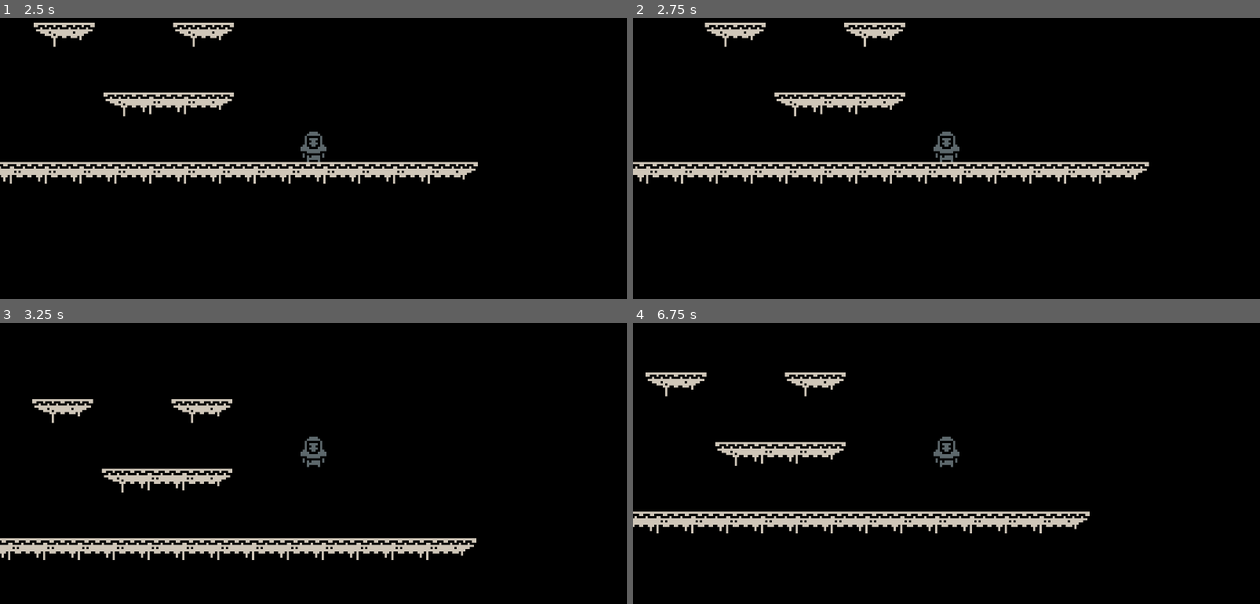
Above: before the commit, frames 1-4 (two rows, left to right).
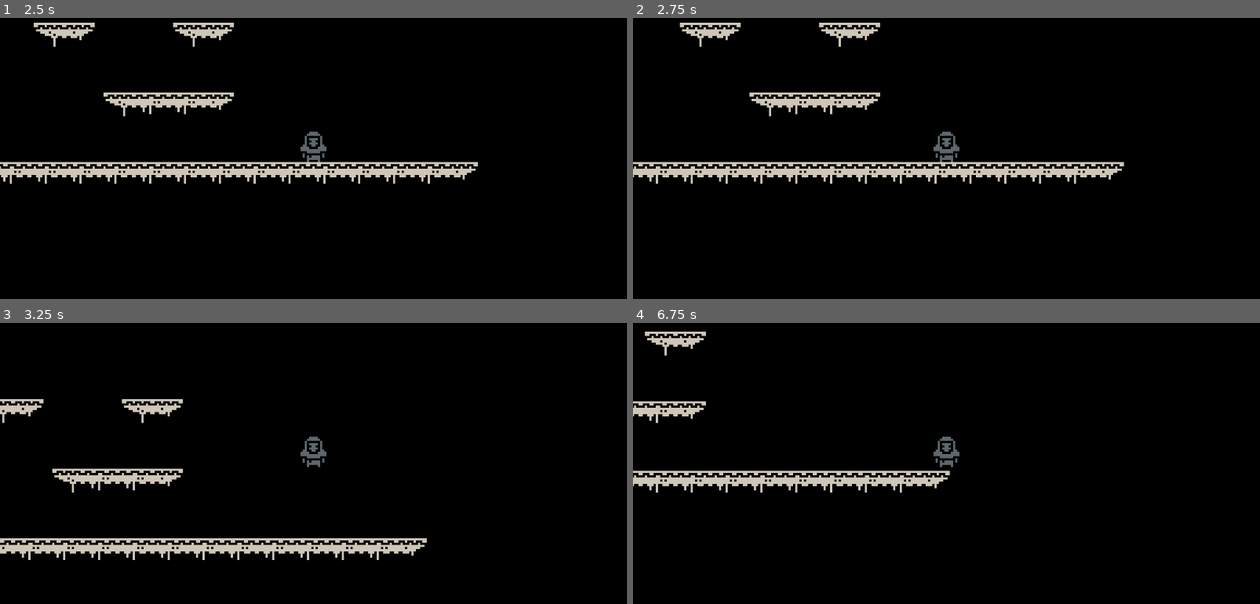
Above: after the commit, the same moments.

Repository: norm-an-claire/GGJ2026-robot-mask
Game: Godot game, scene res://levels/demo_level.tscn
Same seed, same stepped clock (60 frames per second), same inputs: the game is played once before the commit and once after it. The project has no main scene, so this scene is started directly.
Inputs:
- Up to frame 1 (2.5 s): tap Enter (ui_accept) at 0.5, 0.77, 1.52 s; hold Right (ui_right) 0.53-2.03 s; hold Left (ui_left) from 2.03 s (still down)
- Up to frame 2 (2.75 s): keep holding Left (ui_left)
- Up to frame 3 (3.25 s): release Left (ui_left) at 2.78 s; hold Right (ui_right) from 2.78 s (still down); tap Enter (ui_accept) at 3.02 s
- Up to frame 4 (6.75 s): tap Enter (ui_accept) at 3.77, 4.52, 6.02 s; release Right (ui_right) at 4.28 s; hold Left (ui_left) 4.28-5.03 s; hold Right (ui_right) 5.03-5.78 s; hold Left (ui_left) from 5.78 s (still down)

Frame 1 is identical in both runs. In frame 2, 3.3% of the frame differs, in the area x 0-83%, y 1-59%; in frame 3, 4.1%; in frame 4, 8.1%, in the area x 0-73%, y 3-75%.

Commit message:
added base grounded enemy prototype

Diff:
--- /dev/null
+++ b/characters/enemies/base_grounded_enemy.gd
@@ -0,0 +1,39 @@
+extends CharacterBody2D
+
+var enemy_color: int = 0
+
+
+const SPEED = 100.0
+var x_direction: int
+var target: CharacterBody2D
+
+
+
+
+func _enter_tree() -> void:
+	SignalBus.player_picked_up_mask.connect(_alter_target)
+
+# Called when the node enters the scene tree for the first time.
+func _ready() -> void:
+	target = get_tree().get_first_node_in_group("player")
+
+
+# Called every frame. 'delta' is the elapsed time since the previous frame.
+func _physics_process(delta: float) -> void:
+	if not is_on_floor():
+		velocity += get_gravity() * delta
+
+	if target != null:
+		x_direction = 1 if (global_position.x - target.global_position.x < 0.0) else -1
+		self.velocity.x = x_direction * SPEED * delta * 60
+	else:
+		velocity = velocity.move_toward(Vector2.ZERO, SPEED)
+
+	move_and_slide()
+
+
+
+func _alter_target(player_color: int) -> void:
+	if player_color == enemy_color:
+		print("he just like me fr")
+		target = null
--- /dev/null
+++ b/characters/enemies/base_grounded_enemy.tscn
@@ -0,0 +1,13 @@
+[gd_scene format=3 uid="uid://ba4r3drtgbxjk"]
+
+[ext_resource type="Script" uid="uid://cvqsbl518nad8" path="res://characters/enemies/base_grounded_enemy.gd" id="1_yoke4"]
+
+[sub_resource type="CapsuleShape2D" id="CapsuleShape2D_ua1oq"]
+radius = 8.0
+height = 32.0
+
+[node name="BaseGroundedEnemy" type="CharacterBody2D" unique_id=1762067699]
+script = ExtResource("1_yoke4")
+
+[node name="CollisionShape2D" type="CollisionShape2D" parent="." unique_id=179368929]
+shape = SubResource("CapsuleShape2D_ua1oq")
--- a/levels/demo_level.tscn
+++ b/levels/demo_level.tscn
@@ -4,6 +4,7 @@
 [ext_resource type="PackedScene" uid="uid://dltd4tixo7vb7" path="res://characters/player.tscn" id="2_u4xt3"]
 [ext_resource type="Script" uid="uid://b0xawosbd7a3y" path="res://levels/non_deadly_pit.gd" id="3_keei5"]
 [ext_resource type="PackedScene" uid="uid://1obqxmhgvig6" path="res://masks/base_mask.tscn" id="4_dmrny"]
+[ext_resource type="PackedScene" uid="uid://ba4r3drtgbxjk" path="res://characters/enemies/base_grounded_enemy.tscn" id="5_ah2my"]
 
 [sub_resource type="TileSetAtlasSource" id="TileSetAtlasSource_keei5"]
 texture = ExtResource("1_6d8bg")
@@ -34,7 +35,7 @@
 tile_map_data = PackedByteArray("AAADABEAAAABAAAAAAAEABEAAAABAAAAAAAFABEAAAABAAAAAAAGABEAAAABAAAAAAAHABEAAAABAAAAAAAIAB …(336 unchanged characters)…
 tile_set = SubResource("TileSet_dmrny")
 
-[node name="Player" parent="." unique_id=123481848 instance=ExtResource("2_u4xt3")]
+[node name="Player" parent="." unique_id=123481848 groups=["player"] instance=ExtResource("2_u4xt3")]
 position = Vector2(317, 470)
 
 [node name="Camera2D" type="Camera2D" parent="Player" unique_id=1134861458]
@@ -61,4 +62,6 @@
 
 [node name="BaseMask" parent="." unique_id=1387103882 instance=ExtResource("4_dmrny")]
 position = Vector2(240, 520)
-collision_mask = 32
+
+[node name="BaseGroundedEnemy" parent="." unique_id=1762067699 instance=ExtResource("5_ah2my")]
+position = Vector2(168, 496)
Not shown, added: characters/enemies/base_grounded_enemy.gd.uid
